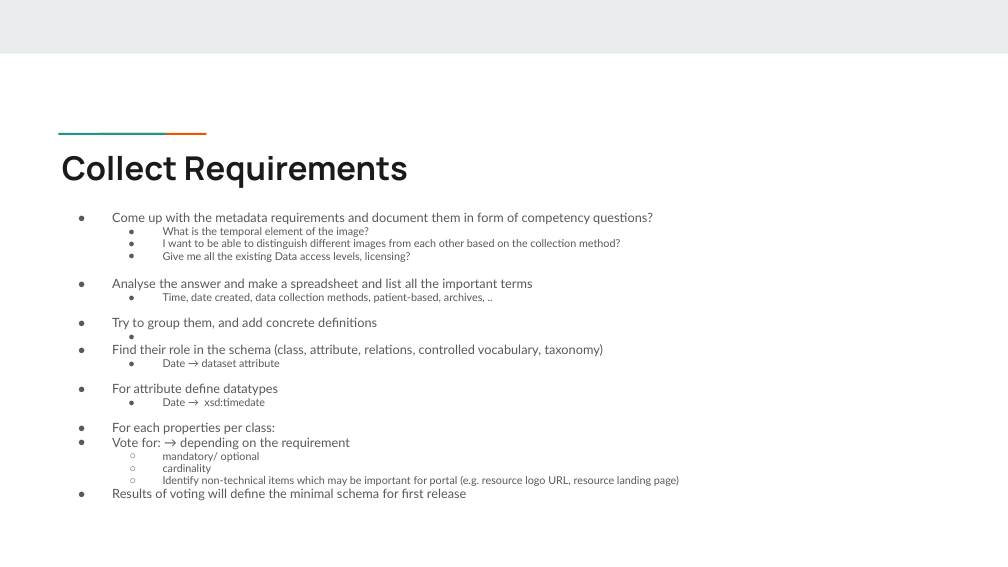
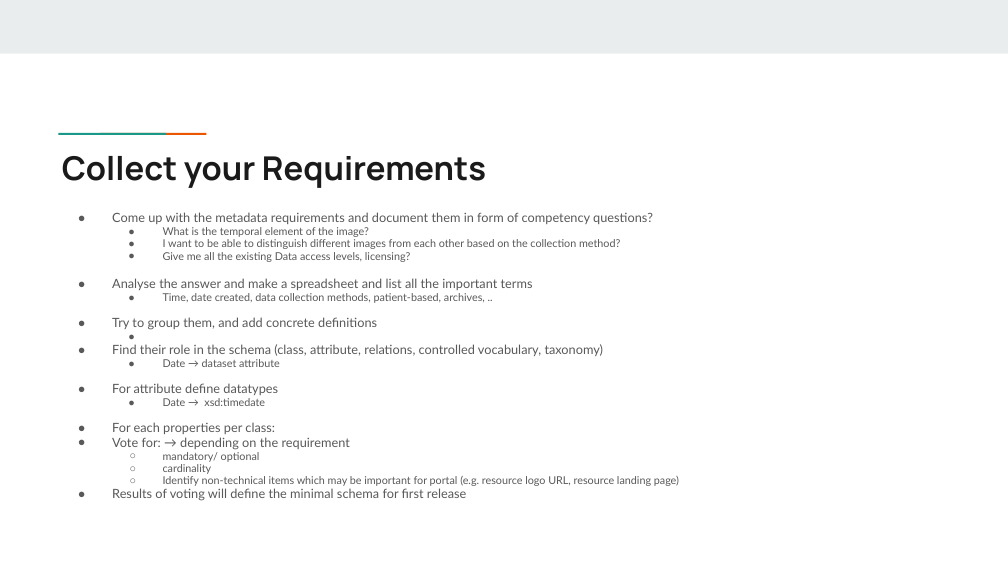
Before and after one commit to Health-RI/health-ri-metadata, a slide deck: slide 20 of Presentations/[DRAFT]HRI_Metadata_Schema_ImagingGroup_KickOff.pptx (slide 21 before the commit). Drawn at 1008x567 pixels with LibreOffice and Linux fonts; fonts in the diff are those of the drawing. Boxes give left, top, right and bottom in pixels: in the first picture for what was removed or moved away, otherwise in the second. Text is boxed around its words. In the diff, an @@ line names an element or a change of style, - is before the commit and + after.

```diff
--- a/Presentations/[DRAFT]HRI_Metadata_Schema_ImagingGroup_KickOff.pptx
+++ b/Presentations/[DRAFT]HRI_Metadata_Schema_ImagingGroup_KickOff.pptx
@@ title at [62, 156, 486, 188]: text changed @@
-Collect Requirements
+Collect your Requirements
```
Also in this commit, not shown: 8 other slides changed, 1 slide removed, 2 other files.
